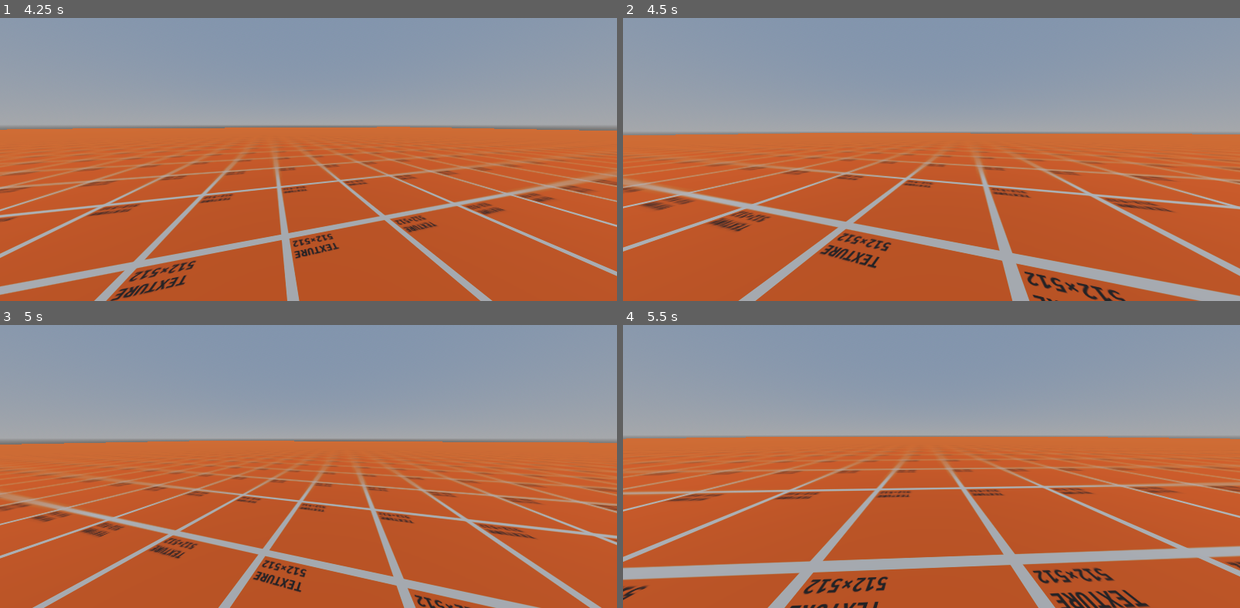
Above: before the commit, frames 1-4 (two rows, left to right).
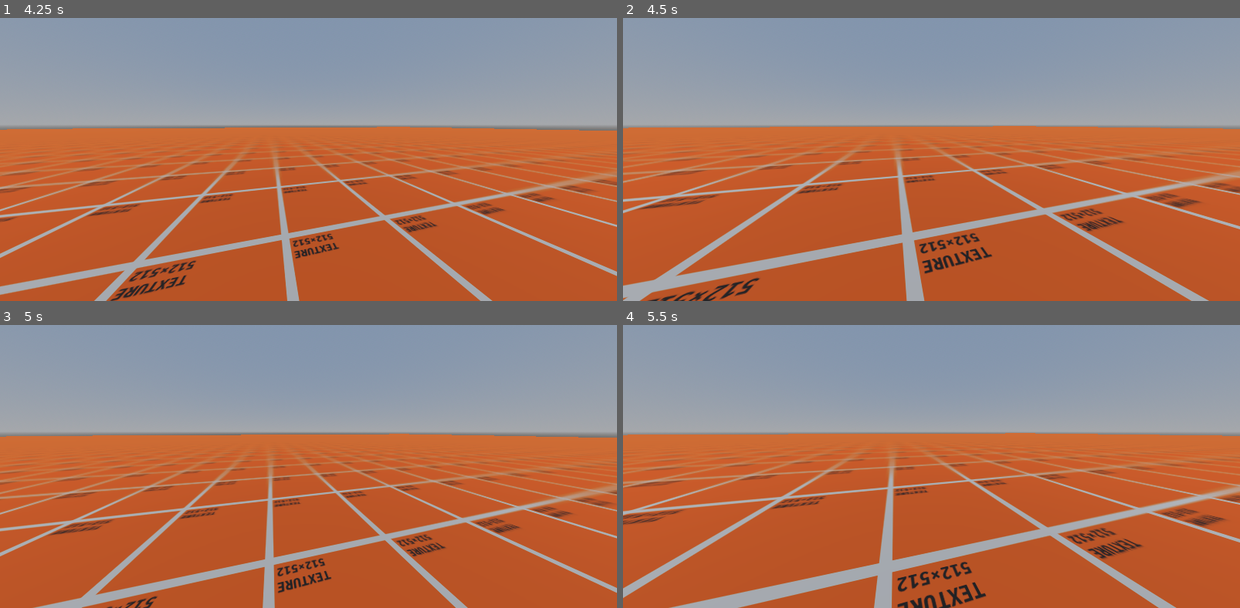
Above: after the commit, the same moments.

Repository: Kikithecat12345/GodotGame
Game: Godot game, scene res://scenes/main.tscn
Same seed, same stepped clock (60 frames per second), same inputs: the game is played once before the commit and once after it.
Inputs (mouse positions are in pixels of both pictures, inside the frame that each line leads up to):
- Up to frame 1 (4.25 s): tap Enter at 0.5 s; move the mouse to (339, 125) at 0.52 s; hold Ctrl (move_crouch) 0.53-1.28 s; hold W (move_forward) from 0.53 s (still down); tap Space (move_jump) at 0.77, 1.52, 3.02, 3.77 s; move the mouse to (277, 128) at 1.27 s; tap Shift (move_sprint) at 1.35, 2.85 s; move the mouse to (320, 122) at 2.02 s; hold Ctrl (move_crouch) 2.03-2.78 s; move the mouse to (302, 134) at 2.77 s; move the mouse to (351, 131) at 3.52 s; hold Ctrl (move_crouch) from 3.53 s (still down); tap Escape (ui_cancel) at 4.15 s
- Up to frame 2 (4.5 s): keep holding W (move_forward); move the mouse to (882, 122) at 4.27 s; release Ctrl (move_crouch) at 4.28 s; tap Shift (move_sprint) at 4.35 s
- Up to frame 3 (5 s): keep holding W (move_forward); tap Space (move_jump) at 4.52 s
- Up to frame 4 (5.5 s): keep holding W (move_forward); move the mouse to (937, 435) at 5.02 s; hold Ctrl (move_crouch) from 5.03 s (still down)

Frame 1 is identical in both runs. In frame 2, 20% of the frame differs, in the area x 0-100%, y 37-100%; in frame 3, 19%; in frame 4, 20%.

Commit message:
fix gitignore and mouse unlocking

Diff:
--- a/scripts/player.gd
+++ b/scripts/player.gd
@@ -113,12 +113,12 @@
 	move_and_slide()
 
 func _input(event):
-	if event is InputEventMouseMotion:
+	if event is InputEventMouseMotion and Input.get_mouse_mode() == Input.MOUSE_MODE_CAPTURED:
 		# rotate camera
 		pivot.rotate_y(deg_to_rad(-event.relative.x * MOUSE_SENSITIVITY))
 		camera.rotate_x(deg_to_rad(-event.relative.y * MOUSE_SENSITIVITY * -1))
 	if event is InputEventKey: # if escape is pressed, toggle mouse mode
-		if event.key_label == KEY_ESCAPE:
+		if Input.is_action_just_pressed("ui_cancel"):
 			if Input.get_mouse_mode() == Input.MOUSE_MODE_CAPTURED:
 				Input.set_mouse_mode(Input.MOUSE_MODE_VISIBLE)
 			else:
Not shown, changed: .gitignore
